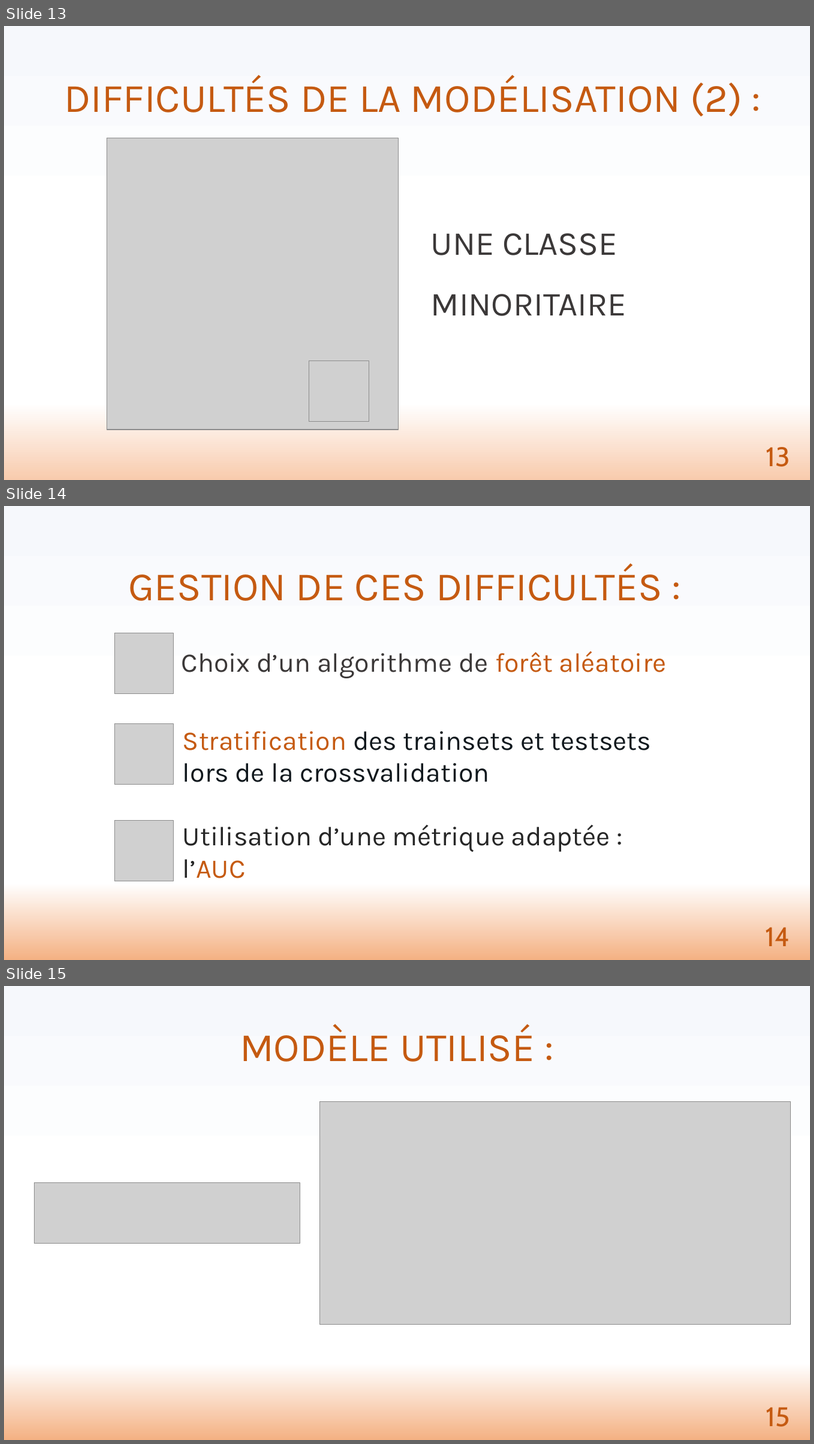
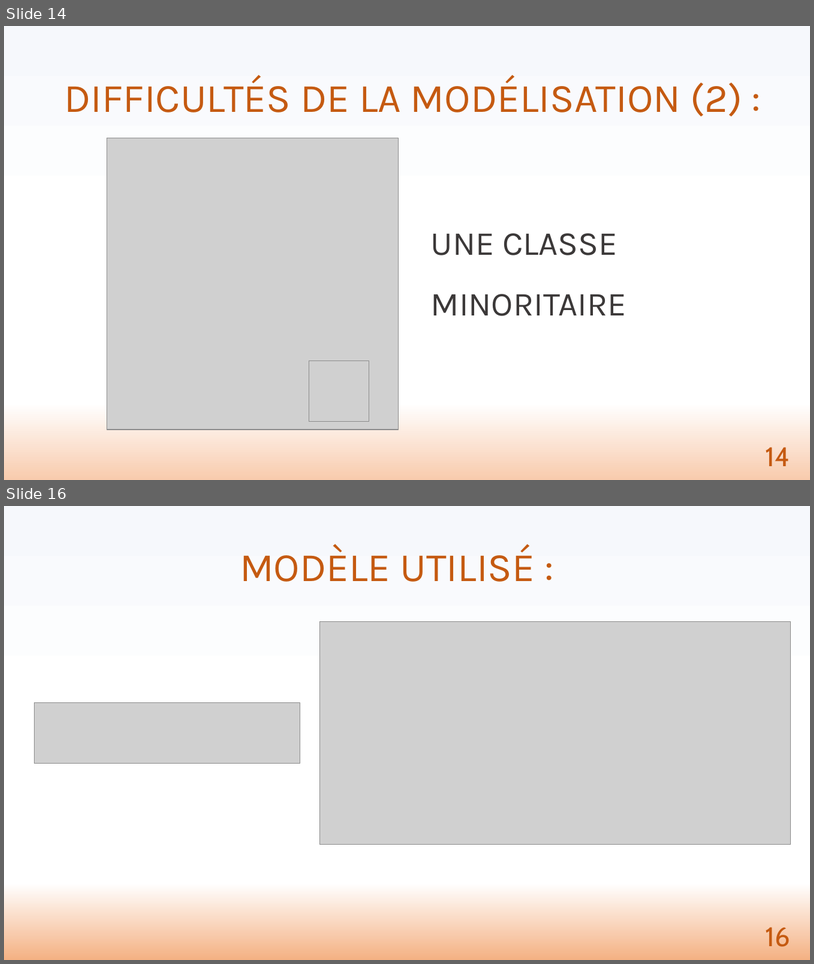
Before and after one commit to viviante79/Projet-7---Data-Scientist, a slide deck: ors_vivian_4_présentation.pptx. Shown one above the other, each under a label of ours: slides 13, 14 and 15 before the commit, slides 14 and 16 after it; the slides between them are not shown. The pictures are 814x1444 and 814x964 pixels, drawn with LibreOffice and Linux fonts; fonts in the diff are those of the drawing; grey boxes stand for pictures. Boxes give left, top, right and bottom in pixels: in the first picture for what was removed or moved away, otherwise in the second. Text is boxed around its words. In the diff, an @@ line names an element or a change of style, - is before the commit and + after.

```diff
--- a/ors_vivian_4_présentation.pptx
+++ b/ors_vivian_4_présentation.pptx
@@ slide 14 removed at (4, 506, 810, 960), background gradient #F6F8FC to #FFFFFF to #F4B183 @@
@@ title removed at (129, 564, 663, 601) @@
-GESTION DE CES DIFFICULTÉS :
@@ picture removed at (115, 633, 173, 694) @@
@@ text removed at (182, 651, 667, 678) @@
-Choix d’un algorithme de forêt aléatoire
@@ picture removed at (115, 724, 173, 784) @@
@@ text removed at (183, 731, 651, 782) @@
-Stratification des trainsets et testsets lors de la crossvalidation
@@ picture removed at (115, 820, 173, 881) @@
@@ text removed at (183, 825, 611, 878) @@
-Utilisation d’une métrique adaptée : l’AUC
@@ page number removed at (766, 927, 791, 946) @@
-14
@@ what was slide 13 is now slide 14 @@
@@ page number at (766, 447, 791, 466): text changed @@
-13
+14
@@ what was slide 15 is now slide 16 @@
@@ page number at (765, 927, 790, 946): text changed @@
-15
+16
```
Also in this commit, not shown: 5 slides changed, 2 slides added, 1 other slide removed, 5 other files.
